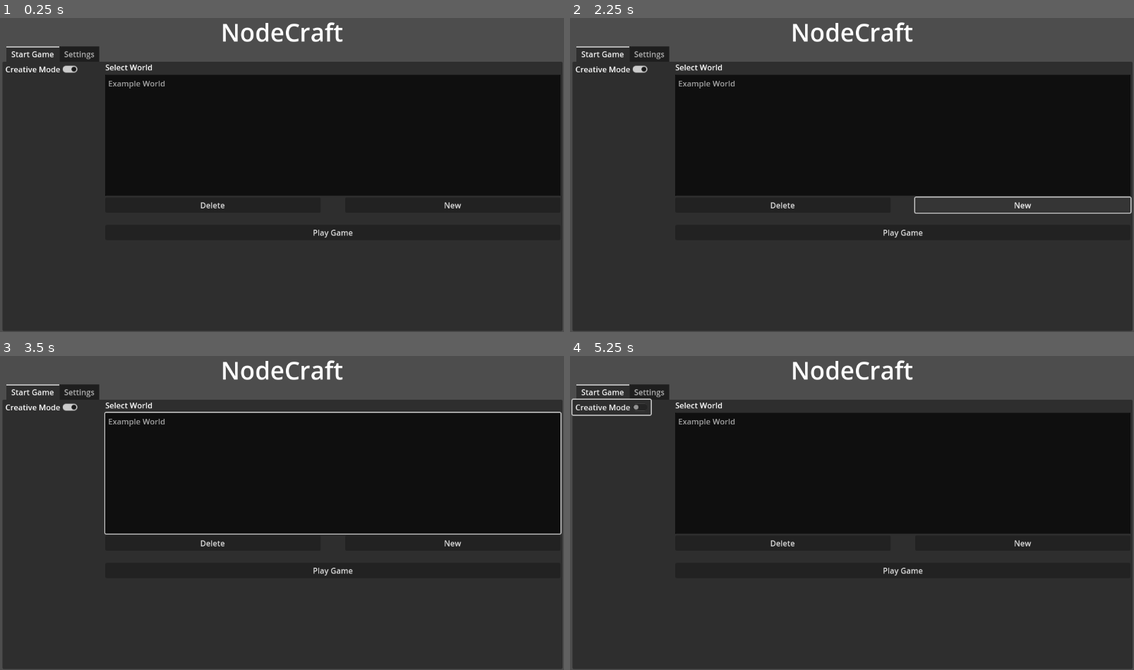
Above: before the commit, frames 1-4 (two rows, left to right).
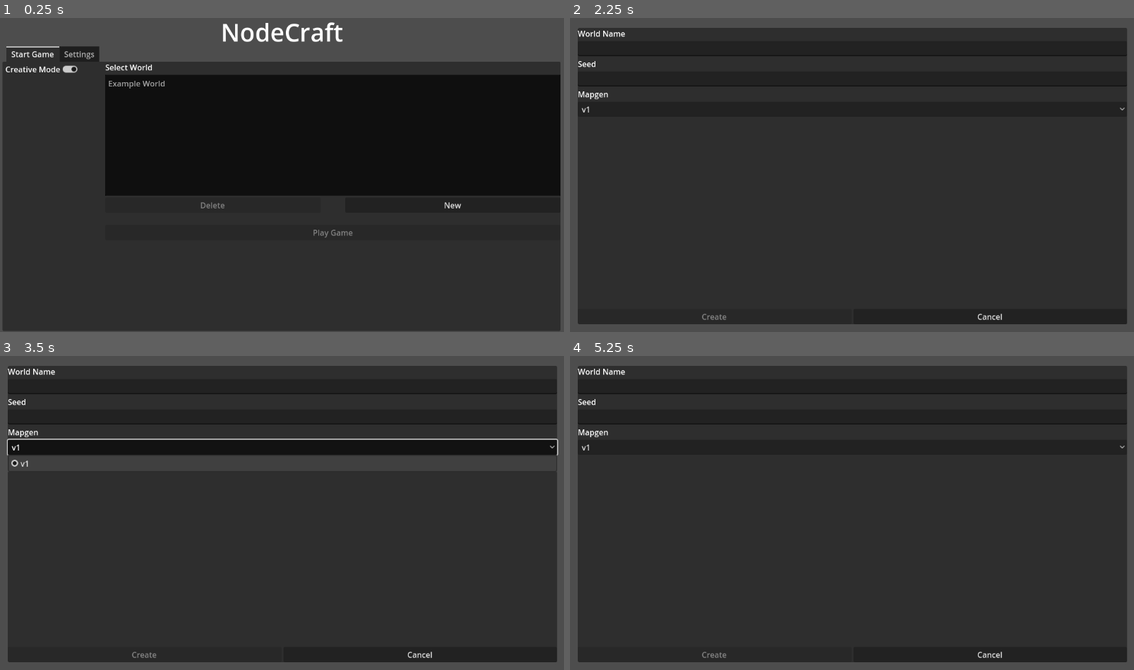
Above: after the commit, the same moments.

Repository: Hacknique/Novora
Game: Godot game, scene res://scenes/Menus/MainMenu.tscn
The game is run twice, just before and just after one commit, with the same random seed, the same clock (stepped at 60 frames per second) and the same inputs. Before the commit the project starts from res://scenes/main_menu/main_menu.tscn.
Inputs (mouse positions are in pixels of both pictures, inside the frame that each line leads up to):
- Up to frame 1 (0.25 s): no input
- Up to frame 2 (2.25 s): click (902, 231) at 0.5 s, where only the run before the commit has a clickable "Play Game"; click (902, 231) at 1.25 s, where only the run before the commit has a clickable "Play Game"; click "New" at 2 s
- Up to frame 3 (3.5 s): click (282, 447) at 2.75 s, where only the run after the commit has a clickable "v1"
- Up to frame 4 (5.25 s): click (993, 654) at 3.5 s, where only the run after the commit has a clickable "Cancel"; click "New" at 4.25 s; click (609, 406) at 5 s, where only the run before the commit has a clickable "Creative Mode"

The runs differ from the first frame. In frame 1, 0.4% of the frame differs, in the area x 35-100%, y 13-100%; in frame 2, 38%; in frame 3, 40%, in the area x 0-100%, y 1-100%; in frame 4, 38%.

Commit message:
Got basic main menu setup

Diff:
--- a/project.godot
+++ b/project.godot
@@ -11,7 +11,7 @@
 [application]
 
 config/name="NodeCraft"
-run/main_scene="res://scenes/main_menu/main_menu.tscn"
+run/main_scene="res://scenes/Menus/MainMenu.tscn"
 config/features=PackedStringArray("4.1", "GL Compatibility")
 config/icon="res://icon.svg"
 
--- a/scenes/main_menu/main_menu.tscn
+++ b/scenes/Menus/MainMenu.tscn
@@ -1,6 +1,11 @@
-[gd_scene format=3 uid="uid://vnvvk2h417qr"]
+[gd_scene load_steps=5 format=3 uid="uid://vnvvk2h417qr"]
 
-[node name="main_Menu" type="Control"]
+[ext_resource type="Script" path="res://scripts/Menus/MainMenu/WorldList.gd" id="1_une14"]
+[ext_resource type="Script" path="res://scripts/Menus/MainMenu/DeleteWorld.gd" id="2_wog4i"]
+[ext_resource type="Script" path="res://scripts/Menus/MainMenu/NewWorld.gd" id="3_er4bh"]
+[ext_resource type="Script" path="res://scripts/Menus/MainMenu/PlayWorld.gd" id="4_brs58"]
+
+[node name="main_menu" type="Control"]
 layout_mode = 3
 anchors_preset = 15
 anchor_right = 1.0
@@ -29,7 +34,7 @@
 anchor_bottom = 0.5
 offset_left = -571.0
 offset_top = -260.0
-offset_right = 573.0
+offset_right = 569.0
 offset_bottom = 322.0
 grow_horizontal = 2
 grow_vertical = 2
@@ -78,10 +83,12 @@
 color = Color(0, 0, 0, 1)
 
 [node name="WorldList" type="ItemList" parent="TabContainer/Start Game/Game Menu/WorldListAndOptions/WorldMenu/WorldListContainer"]
+unique_name_in_owner = true
 layout_mode = 2
 auto_height = true
 item_count = 1
 item_0/text = "Example World"
+script = ExtResource("1_une14")
 
 [node name="WorldOptions" type="GridContainer" parent="TabContainer/Start Game/Game Menu/WorldListAndOptions"]
 layout_mode = 2
@@ -95,20 +102,39 @@
 size_flags_horizontal = 3
 theme_override_constants/separation = 50
 
-[node name="DeleteWorld" type="Button" parent="TabContainer/Start Game/Game Menu/WorldListAndOptions/WorldOptions/HBoxContainer"]
+[node name="DeleteWorldBtn" type="Button" parent="TabContainer/Start Game/Game Menu/WorldListAndOptions/WorldOptions/HBoxContainer"]
+unique_name_in_owner = true
 layout_mode = 2
 size_flags_horizontal = 3
+disabled = true
 text = "Delete"
+script = ExtResource("2_wog4i")
 
-[node name="NewWorld" type="Button" parent="TabContainer/Start Game/Game Menu/WorldListAndOptions/WorldOptions/HBoxContainer"]
+[node name="NewWorldBtn" type="Button" parent="TabContainer/Start Game/Game Menu/WorldListAndOptions/WorldOptions/HBoxContainer"]
+unique_name_in_owner = true
 layout_mode = 2
 size_flags_horizontal = 3
 text = "New"
+script = ExtResource("3_er4bh")
 
-[node name="PlayWorld" type="Button" parent="TabContainer/Start Game/Game Menu/WorldListAndOptions/WorldOptions"]
+[node name="PlayWorldBtn" type="Button" parent="TabContainer/Start Game/Game Menu/WorldListAndOptions/WorldOptions"]
+unique_name_in_owner = true
 layout_mode = 2
+disabled = true
 text = "Play Game"
+script = ExtResource("4_brs58")
 
 [node name="Settings" type="TabBar" parent="TabContainer"]
 visible = false
 layout_mode = 2
+
+[node name="DeleteWorldDialog" type="ConfirmationDialog" parent="."]
+unique_name_in_owner = true
+size = Vector2i(351, 100)
+dialog_text = "Are you sure you want to delete this world?"
+
+[connection signal="empty_clicked" from="TabContainer/Start Game/Game Menu/WorldListAndOptions/WorldMenu/WorldListContainer/WorldList" to="TabContainer/Start Game/Game Menu/WorldListAndOptions/WorldMenu/WorldListContainer/WorldList" method="_on_empty_clicked"]
+[connection signal="item_selected" from="TabContainer/Start Game/Game Menu/WorldListAndOptions/WorldMenu/WorldListContainer/WorldList" to="TabContainer/Start Game/Game Menu/WorldListAndOptions/WorldMenu/WorldListContainer/WorldList" method="_on_item_selected"]
+[connection signal="pressed" from="TabContainer/Start Game/Game Menu/WorldListAndOptions/WorldOptions/HBoxContainer/DeleteWorldBtn" to="TabContainer/Start Game/Game Menu/WorldListAndOptions/WorldOptions/HBoxContainer/DeleteWorldBtn" method="_on_pressed"]
+[connection signal="pressed" from="TabContainer/Start Game/Game Menu/WorldListAndOptions/WorldOptions/HBoxContainer/NewWorldBtn" to="TabContainer/Start Game/Game Menu/WorldListAndOptions/WorldOptions/HBoxContainer/NewWorldBtn" method="_on_pressed"]
+[connection signal="confirmed" from="DeleteWorldDialog" to="TabContainer/Start Game/Game Menu/WorldListAndOptions/WorldOptions/HBoxContainer/DeleteWorldBtn" method="_on_delete_world_dialog_confirmed"]
--- /dev/null
+++ b/scenes/Menus/NewWorldMenu.tscn
@@ -0,0 +1,89 @@
+[gd_scene load_steps=2 format=3 uid="uid://dvlxvbiq6k0xd"]
+
+[ext_resource type="Script" path="res://scripts/Menus/NewWorldMenu/Cancel.gd" id="1_k3lwg"]
+
+[node name="NewWorld" type="Control"]
+layout_mode = 3
+anchors_preset = 15
+anchor_right = 1.0
+anchor_bottom = 1.0
+grow_horizontal = 2
+grow_vertical = 2
+
+[node name="PanelContainer" type="PanelContainer" parent="."]
+layout_mode = 1
+anchors_preset = 8
+anchor_left = 0.5
+anchor_top = 0.5
+anchor_right = 0.5
+anchor_bottom = 0.5
+offset_left = -560.0
+offset_top = -298.0
+offset_right = 562.0
+offset_bottom = 308.0
+grow_horizontal = 2
+grow_vertical = 2
+
+[node name="NewWorldGrid" type="GridContainer" parent="PanelContainer"]
+layout_mode = 2
+theme_override_constants/h_separation = 50
+theme_override_constants/v_separation = 50
+
+[node name="MainOptions" type="VBoxContainer" parent="PanelContainer/NewWorldGrid"]
+layout_mode = 2
+size_flags_horizontal = 3
+size_flags_vertical = 3
+
+[node name="WorldNameContainer" type="VBoxContainer" parent="PanelContainer/NewWorldGrid/MainOptions"]
+layout_mode = 2
+
+[node name="WorldNameLabel" type="Label" parent="PanelContainer/NewWorldGrid/MainOptions/WorldNameContainer"]
+layout_mode = 2
+text = "World Name"
+
+[node name="WorldNameEntry" type="LineEdit" parent="PanelContainer/NewWorldGrid/MainOptions/WorldNameContainer"]
+unique_name_in_owner = true
+layout_mode = 2
+
+[node name="SeedContainer" type="VBoxContainer" parent="PanelContainer/NewWorldGrid/MainOptions"]
+layout_mode = 2
+
+[node name="SeedLabel" type="Label" parent="PanelContainer/NewWorldGrid/MainOptions/SeedContainer"]
+layout_mode = 2
+text = "Seed"
+
+[node name="SeedEntry" type="LineEdit" parent="PanelContainer/NewWorldGrid/MainOptions/SeedContainer"]
+unique_name_in_owner = true
+layout_mode = 2
+
+[node name="MapgenContainer" type="VBoxContainer" parent="PanelContainer/NewWorldGrid/MainOptions"]
+layout_mode = 2
+
+[node name="MapgenLabel" type="Label" parent="PanelContainer/NewWorldGrid/MainOptions/MapgenContainer"]
+layout_mode = 2
+text = "Mapgen"
+
+[node name="OptionButton" type="OptionButton" parent="PanelContainer/NewWorldGrid/MainOptions/MapgenContainer"]
+layout_mode = 2
+item_count = 1
+selected = 0
+popup/item_0/text = "v1"
+popup/item_0/id = 0
+
+[node name="Actions" type="HBoxContainer" parent="PanelContainer/NewWorldGrid"]
+layout_mode = 2
+alignment = 1
+
+[node name="CreateNewWorldBtn" type="Button" parent="PanelContainer/NewWorldGrid/Actions"]
+layout_mode = 2
+size_flags_horizontal = 3
+disabled = true
+text = "Create"
+
+[node name="CancelNewWorldBtn" type="Button" parent="PanelContainer/NewWorldGrid/Actions"]
+layout_mode = 2
+size_flags_horizontal = 3
+text = "Cancel"
+script = ExtResource("1_k3lwg")
+
+[connection signal="pressed" from="PanelContainer/NewWorldGrid/Actions/CancelNewWorldBtn" to="PanelContainer/NewWorldGrid/Actions/CancelNewWorldBtn" method="_on_pressed"]
--- a/scenes/main_menu/Saves_Button.gd
+++ /dev/null
@@ -1,4 +0,0 @@
-extends Button
-
-func _on_pressed():
-	get_tree().change_scene_to_file("res://scenes/saves_menu/saves_menu.tscn")
--- a/scenes/saves_menu/Main_Menu_Button.gd
+++ /dev/null
@@ -1,4 +0,0 @@
-extends Button
-
-func _on_pressed():
-	$New_Save_Popup.visible = true
--- a/scenes/saves_menu/saves_menu.tscn
+++ /dev/null
@@ -1,76 +0,0 @@
-[gd_scene load_steps=2 format=3 uid="uid://cnouyuufviokn"]
-
-[ext_resource type="Script" path="res://scenes/saves_menu/Main_Menu_Button.gd" id="1_wk70i"]
-
-[node name="saves_menu" type="Control"]
-layout_mode = 3
-anchors_preset = 15
-anchor_right = 1.0
-anchor_bottom = 1.0
-grow_horizontal = 2
-grow_vertical = 2
-
-[node name="Background" type="ColorRect" parent="."]
-layout_mode = 1
-anchors_preset = 15
-anchor_right = 1.0
-anchor_bottom = 1.0
-grow_horizontal = 2
-grow_vertical = 2
-color = Color(0.392157, 0.392157, 0.392157, 1)
-
-[node name="Title" type="Label" parent="."]
-layout_mode = 1
-anchors_preset = 5
-anchor_left = 0.5
-anchor_right = 0.5
-offset_left = -20.0
-offset_right = 20.0
-offset_bottom = 23.0
-grow_horizontal = 2
-theme_override_font_sizes/font_size = 50
-text = "Saves"
-
-[node name="Utility_Bar" type="HBoxContainer" parent="."]
-layout_mode = 1
-anchors_preset = 12
-anchor_top = 1.0
-anchor_right = 1.0
-anchor_bottom = 1.0
-grow_horizontal = 2
-grow_vertical = 0
-theme_override_constants/separation = 10
-
-[node name="Main_Menu_Button" type="Button" parent="Utility_Bar"]
-layout_mode = 2
-size_flags_vertical = 0
-theme_override_font_sizes/font_size = 25
-text = "Main Menu"
-script = ExtResource("1_wk70i")
-
-[node name="New_Save_Button" type="Button" parent="Utility_Bar"]
-layout_mode = 2
-size_flags_vertical = 0
-theme_override_font_sizes/font_size = 25
-text = "New Save"
-script = ExtResource("1_wk70i")
-
-[node name="Saves_List_Container" type="PanelContainer" parent="."]
-layout_mode = 2
-offset_left = 176.0
-offset_top = 78.0
-offset_right = 176.0
-offset_bottom = 78.0
-
-[node name="Saves_List" type="GridContainer" parent="Saves_List_Container"]
-custom_minimum_size = Vector2(800, 500)
-layout_mode = 2
-
-[node name="Background" type="ColorRect" parent="Saves_List_Container"]
-layout_mode = 2
-color = Color(0.317647, 0.317647, 0.317647, 1)
-
-[node name="New_Save_Popup" type="Popup" parent="."]
-
-[connection signal="pressed" from="Utility_Bar/Main_Menu_Button" to="Utility_Bar/Main_Menu_Button" method="_on_pressed"]
-[connection signal="pressed" from="Utility_Bar/New_Save_Button" to="Utility_Bar/New_Save_Button" method="_on_pressed"]
--- /dev/null
+++ b/scripts/Menus/MainMenu/DeleteWorld.gd
@@ -0,0 +1,12 @@
+extends Button
+
+func _on_pressed():
+	%DeleteWorldDialog.popup_centered()
+
+func _on_delete_world_dialog_confirmed():
+
+	var world_list = %WorldList
+	var selected_idx = world_list.get_selected_items()[0]
+	world_list.remove_item(selected_idx)
+	%DeleteWorldBtn.disabled = true
+	%PlayWorldBtn.disabled = true
--- /dev/null
+++ b/scripts/Menus/MainMenu/NewWorld.gd
@@ -0,0 +1,4 @@
+extends Node
+
+func _on_pressed():
+	get_tree().change_scene_to_file("res://scenes/Menus/NewWorldMenu.tscn")
--- /dev/null
+++ b/scripts/Menus/MainMenu/PlayWorld.gd
@@ -0,0 +1 @@
+extends Node
--- /dev/null
+++ b/scripts/Menus/MainMenu/WorldList.gd
@@ -0,0 +1,22 @@
+extends Node
+
+
+# Called when the node enters the scene tree for the first time.
+func _ready():
+	pass # Replace with function body.
+
+
+# Called every frame. 'delta' is the elapsed time since the previous frame.
+func _process(delta):
+	pass
+
+
+func _on_item_selected(index):
+	%DeleteWorldBtn.disabled = false
+	%PlayWorldBtn.disabled = false
+
+
+func _on_empty_clicked(at_position, mouse_button_index):
+	%DeleteWorldBtn.disabled = true
+	%PlayWorldBtn.disabled = true
+	%WorldList.deselect_all()
--- /dev/null
+++ b/scripts/Menus/NewWorldMenu/Cancel.gd
@@ -0,0 +1,4 @@
+extends Node
+
+func _on_pressed():
+	get_tree().change_scene_to_file("res://scenes/Menus/MainMenu.tscn")
